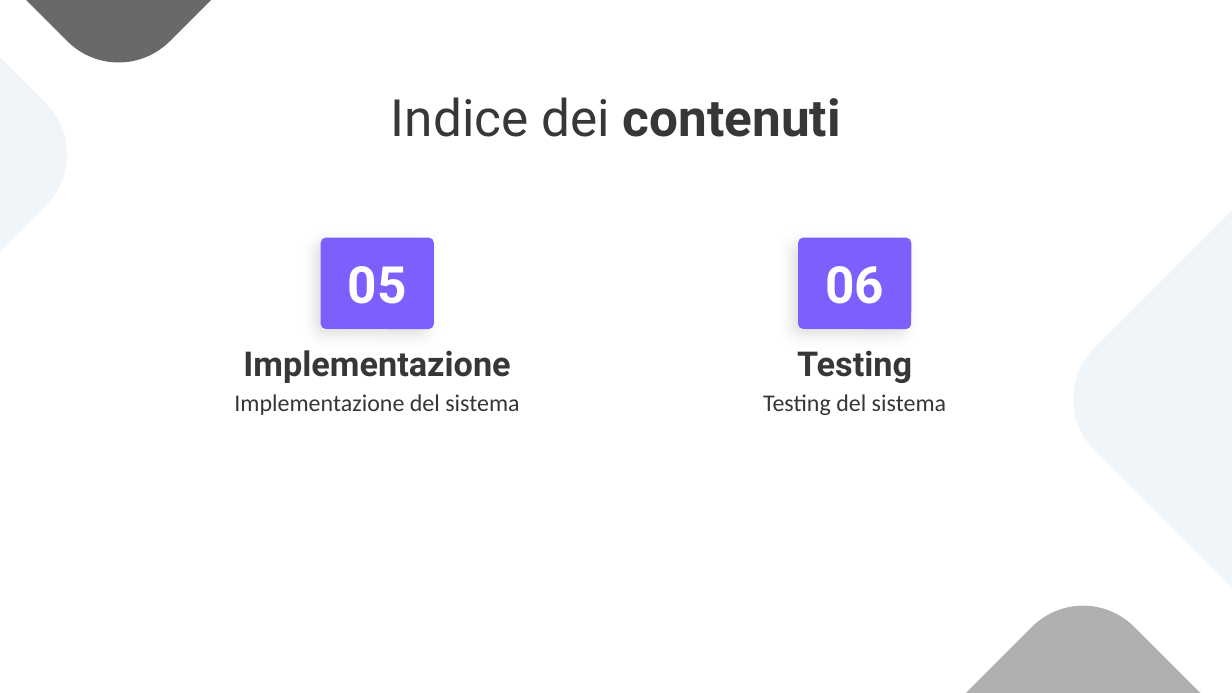
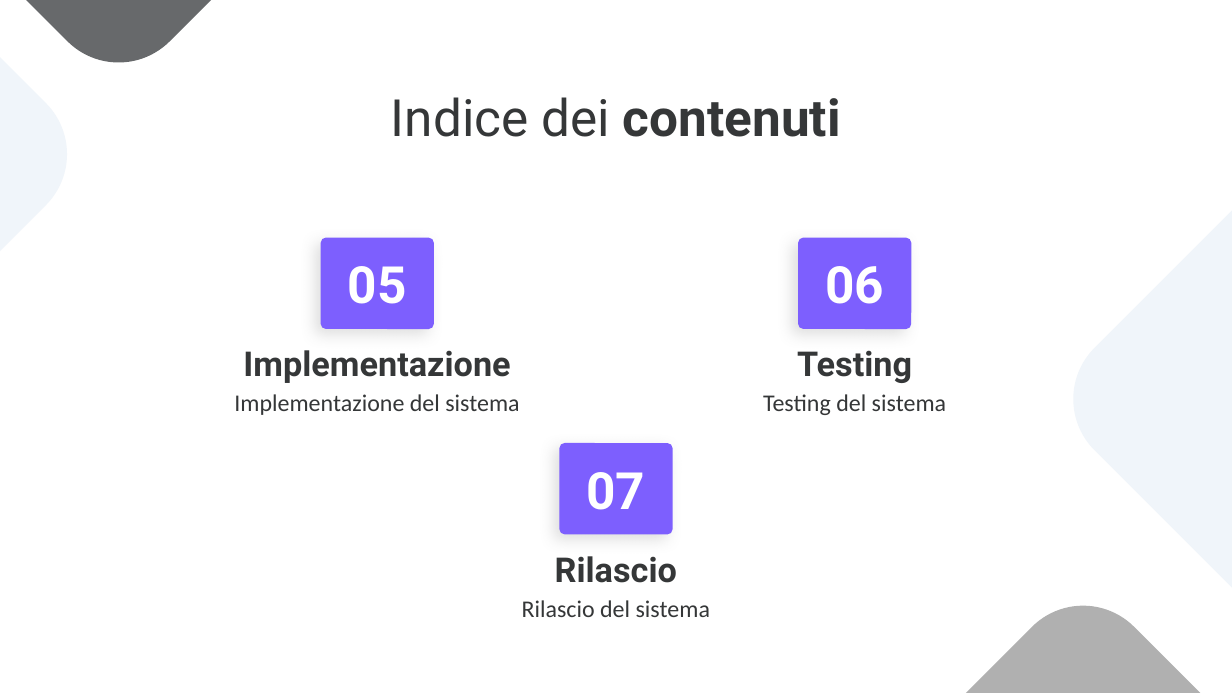
Before and after one commit to notjuary/Bookster_Classe03, a slide deck: slide 6 of DOC/Presentazione.pptx. Drawn at 1232x693 pixels with LibreOffice and Linux fonts; fonts in the diff are those of the drawing. Boxes give left, top, right and bottom in pixels: in the first picture for what was removed or moved away, otherwise in the second. Text is boxed around its words. In the diff, an @@ line names an element or a change of style, - is before the commit and + after.

```diff
--- a/DOC/Presentazione.pptx
+++ b/DOC/Presentazione.pptx
@@ rectangle added at (564, 448, 668, 530), fill #7D5FFE, outline #7D5FFE 6 pt, 30 pt, text #FFFFFF, bold @@
+07
@@ text added at (555, 556, 677, 583), 20 pt, text #353738, bold @@
+Rilascio
@@ text added at (522, 600, 710, 617), 14 pt, text #353738 @@
+Rilascio del sistema
```
Also in this commit, not shown: 17 other slides changed, 14 slides added, 3 slides removed.
